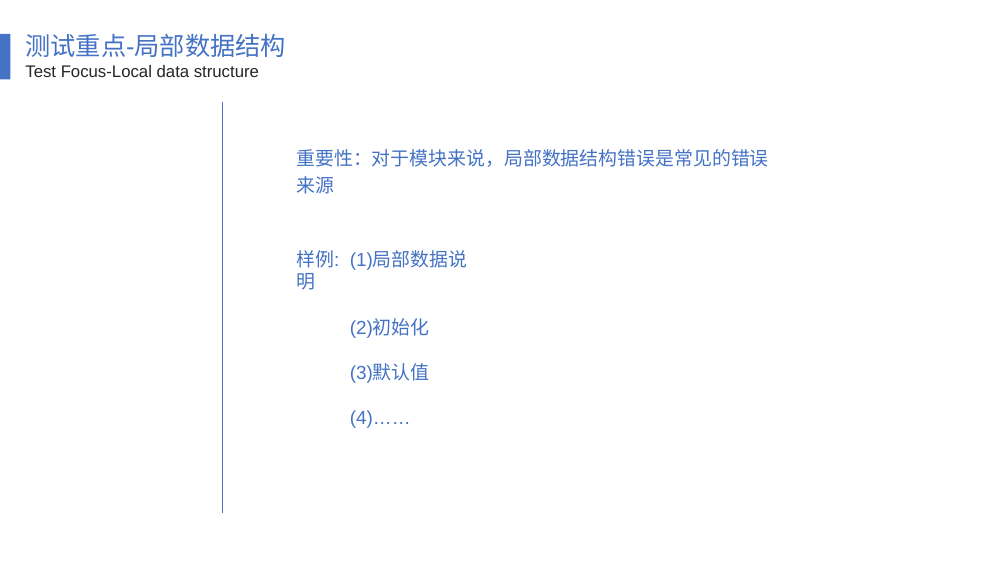
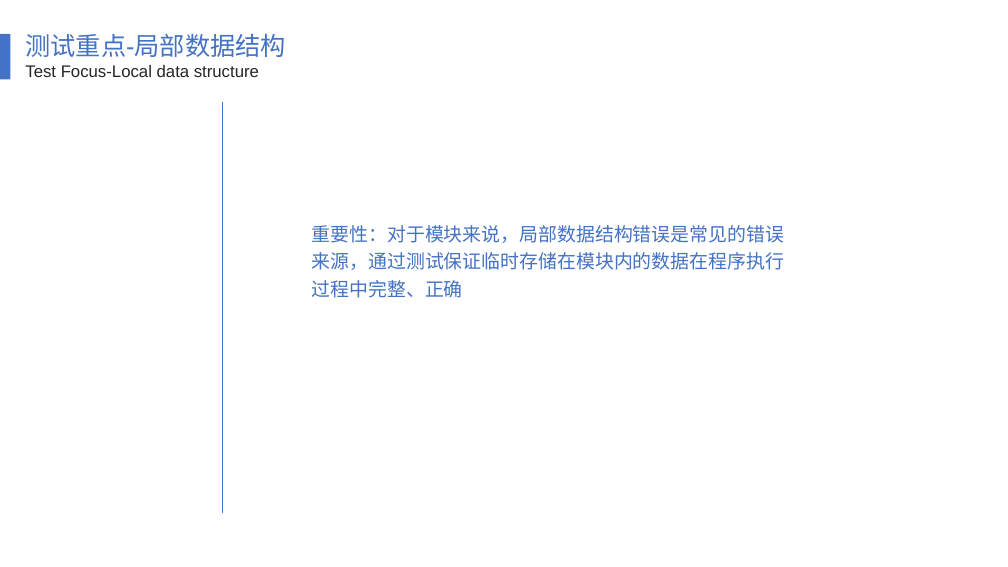
Before and after one commit to SE2018-G11/Chat-helper, a slide deck: slide 9 of 翻转课堂1.pptx (slide 6 before the commit). Drawn at 1008x567 pixels with LibreOffice and Linux fonts; fonts in the diff are those of the drawing. Boxes give left, top, right and bottom in pixels: in the first picture for what was removed or moved away, otherwise in the second. Text is boxed around its words. In the diff, an @@ line names an element or a change of style, - is before the commit and + after.

```diff
--- a/翻转课堂1.pptx
+++ b/翻转课堂1.pptx
@@ text at <box>312,225,784,298</box>: text changed @@
-重要性：对于模块来说，局部数据结构错误是常见的错误来源
+重要性：对于模块来说，局部数据结构错误是常见的错误来源，通过测试保证临时存储在模块内的数据在程序执行过程中完整、正确
@@ text removed at <box>296,250,468,383</box> @@
-样例: (1)局部数据说明
-(2)初始化
-(3)默认值
-(4)……
```
Also in this commit, not shown: 14 other slides changed, 14 slides added.
